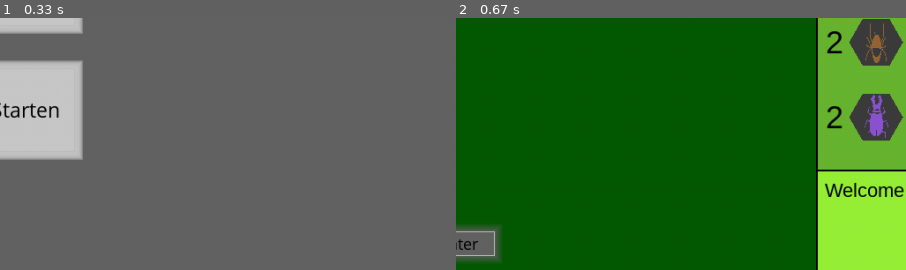
Above: before the commit, frames 1-2 (left to right).
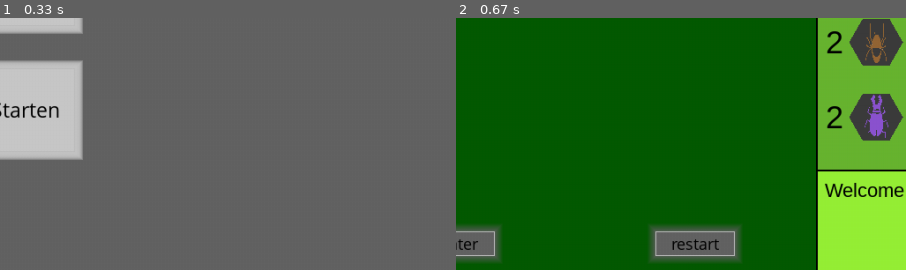
Above: after the commit, the same moments.

Repository: donnyhai/games
Game: pygame game, started from hvsh_game_basic.py
Two runs of this game, one before a commit and one after it. Both use one fixed random seed, a clock stepped at 60 frames per second and the inputs below.
Inputs:
- Up to frame 1 (0.33 s): no input
- Up to frame 2 (0.67 s): click "Spiel Starten" at 0.38 s
The pictures show only the part of the screen within x 50-100%, y 50-100%; the shares and areas given below are measured in that part.

Frame 1 is identical in both runs. In frame 2, 2.9% of the frame differs, in the area x 43-64%, y 82-97%.

Commit message:
[T] restart button works

Diff:
--- a/board.py
+++ b/board.py
@@ -5,9 +5,9 @@
         self.size = board_size
         self.surfaces = surfaces
         self.initial_hexagon_size = int(0.03 * self.surfaces["surface_full"].get_width())
-        self.hexagon_size = int(0.03 * self.surfaces["surface_full"].get_width())
-        self.initial_pixel_pos = (0, -self.hexagon_size)
-        self.draw_position = (0, -self.hexagon_size) #where on the surface shall the hexagon matrix be drawn ?
+        self.hexagon_size = self.initial_hexagon_size
+        self.initial_draw_position = (0, -self.hexagon_size)
+        self.draw_position = self.initial_draw_position #where on the surface shall the hexagon matrix be drawn ?
         #(reference point is upper left corner of upper left hexagon)
 
         self.board = self.set_empty_hexagon_board() #quadratic matrix of hexagons
--- a/game.py
+++ b/game.py
@@ -43,25 +43,30 @@
                                       (int(1/9 * self.surfaces["surface_board"].get_width()), int(12/13 * self.surfaces["surface_board"].get_height())),
                                       (int(1/9 * self.surfaces["surface_board"].get_width()), int(1/20 * self.surfaces["surface_board"].get_height())),
                                       c.center_button_color, (0,0,0))
-        return {"center_button": center_button, "back_button": back_button}
+        restart_button = button.Button(self.surfaces["surface_board"], "restart",
+                                      int(1/30 * self.surfaces["surface_board"].get_height()),
+                                      (int(7/9 * self.surfaces["surface_board"].get_width()), int(12/13 * self.surfaces["surface_board"].get_height())),
+                                      (int(1/9 * self.surfaces["surface_board"].get_width()), int(1/20 * self.surfaces["surface_board"].get_height())),
+                                      c.center_button_color, (0,0,0))
+        return {"center_button": center_button, "back_button": back_button, "restart_button": restart_button}
 
 
 class HvsH_Game(Game):
-    def __init__(self, surface):
+    def __init__(self, surface, mode = "basic"):
         super().__init__(surface)
         self.players = {"white": plh.Human_Player("white", self.surfaces),
                         "black": plh.Human_Player("black", self.surfaces)}
         self.interactor = interactor.Interactor(self.painter, cal_ex.Calculator_Extended(self.locator, self.players), self.turn, self.buttons)
-
+        self.mode = mode
 
 
 class HvsH_Game_Extended(Game):
-    def __init__(self, surface):
+    def __init__(self, surface, mode = "extended"):
         super().__init__(surface)
         self.players = {"white": ple.Human_Player_Extended("white", self.surfaces),
                         "black": ple.Human_Player_Extended("black", self.surfaces)}
         self.interactor = interactor.Interactor(self.painter, cal_ex.Calculator_Extended(self.locator, self.players), self.turn, self.buttons)
-
+        self.mode = mode
 
 
 #In this game against the computer, the human player is white and begins the game
--- a/hexagon_stone.py
+++ b/hexagon_stone.py
@@ -8,7 +8,7 @@
         self.number = number
 
         self.size = size
-        self.color = (255,255,255)
+        self.color = ""
 
         self.is_empty = True
         self.is_on_board = False
--- a/hvsh_game_basic.py
+++ b/hvsh_game_basic.py
@@ -159,7 +159,7 @@
                     else:
 
                         if game.buttons["center_button"].pressed(event.pos):
-                            game.board.draw_position = game.board.initial_pixel_pos
+                            game.board.draw_position = game.board.initial_draw_position
                             game.interactor.scale_board(game.board.initial_hexagon_size / game.board.hexagon_size)
                             game.painter.draw_board(game.board, game.surfaces, game.buttons, mark_size)
 
@@ -170,6 +170,15 @@
                                 game.interactor.put_into_constellation(last_constellation)
                                 marked_hexagons.clear()
                                 game.turn = last_constellation["turn"]
+
+                        elif game.buttons["restart_button"].pressed(event.pos):
+                            #at this point we could just overwrite the actual board and players with a new init board and new
+                            #players, and then init a new interactor etc (see the chronology in class game). But by this we do not
+                            #have the same board, player and stone objects as before, which we may want in the future to analize
+                            #gaming behavour better. Therefore the game gets restarted by resetting all board, player and stones attr
+                            #manually.
+                            game.interactor.restart_game()
+                            game.turn = ("white", 1)
 
                         else:
                             #note, this is a list it shall contain exactly one nonempty hexagon iff the click was on this hexagon
--- a/hvsh_game_extended.py
+++ b/hvsh_game_extended.py
@@ -155,7 +155,7 @@
                     else:
 
                         if game.buttons["center_button"].pressed(event.pos):
-                            game.board.draw_position = game.board.initial_pixel_pos
+                            game.board.draw_position = game.board.initial_draw_position
                             game.interactor.scale_board(game.board.initial_hexagon_size / game.board.hexagon_size)
                             game.painter.draw_board(game.board, game.surfaces, game.buttons, mark_size)
 
@@ -166,6 +166,15 @@
                                 game.interactor.put_into_constellation(last_constellation)
                                 marked_hexagons.clear()
                                 game.turn = last_constellation["turn"]
+
+                        elif game.buttons["restart_button"].pressed(event.pos):
+                            #at this point we could just overwrite the actual board and players with a new init board and new
+                            #players, and then init a new interactor etc (see the chronology in class game). But by this we do not
+                            #have the same board, player and stone objects as before, which we may want in the future to analize
+                            #gaming behavour better. Therefore the game gets restarted by resetting all board, player and stones attr
+                            #manually.
+                            game.interactor.restart_game()
+                            game.turn = ("white", 1)
 
                         else:
 
--- a/interactor.py
+++ b/interactor.py
@@ -332,6 +332,47 @@
         if hstone.type in {"bug", "mosquito"}:
             hstone.underlaying_stones = []
 
+    #restart game, tm reset all attr to as they where at the beginning
+    def restart_game(self):
+        #reset board:
+        self.board.hexagon_size = self.board.initial_hexagon_size
+        self.board.draw_position = self.board.initial_draw_position
+        self.board.board = self.board.set_empty_hexagon_board()
+        self.board.set_hexagons_positions(self.board.board)
+        self.board.nonempty_fields.clear()
+        self.board.past_boards = {0: {"turn": ("white", 1)}}
+
+        #reset players:
+        for player in self.players.values():
+            player.stone_size = player.initial_stone_size
+            #reset stones
+            for stones in player.stones.values():
+                for stone in stones.values():
+                    stone.size = player.stone_size
+                    if stone.is_mosquito: stone.type = "mosquito"
+                    if stone.type in {"bug", "mosquito"}:
+                        stone.underlaying_stones.clear()
+                    if stone.is_on_board:
+                        del stone.board_pos
+                        del stone.points
+                        del stone.pixel_pos
+                    if stone.is_drawn:
+                        del stone.drawn_surface
+                    stone.is_on_board = False
+                    stone.is_drawn = False
+                    stone.is_marked = False
+                    stone.has_bug_on = False
+            player.side_stones_numbers = player.initial_side_stones_numbers
+            player.moveable_hexagons.clear()
+            player.putable_hexagons = list(player.side_stones.values()).copy()
+            player.can_act = True
+
+        #drawing aspect
+        for player in self.players.values():
+            self.painter.draw_unmarked_side_area(player, self.surfaces)
+        self.painter.draw_board(self.board, self.surfaces, self.buttons)
+
+
 
 
 
--- a/player.py
+++ b/player.py
@@ -5,14 +5,16 @@
     def __init__(self, color, surfaces):
         self.color = color
         self.surfaces = surfaces
-        self.stone_size = int(0.03 * self.surfaces["surface_full"].get_width())
+        self.initial_stone_size = int(0.03 * self.surfaces["surface_full"].get_width())
+        self.stone_size = self.initial_stone_size
 
         self.stones = self.create_stones(self.stone_size)
         self.stones_list = self.get_stones_list() #all stones in one list (excluding the side_stones)
         self.side_stones = self.create_side_stones(self.stone_size)
         self.set_side_stones_positions(5) #side positions for the side stones
         #side_stone_numbers shall display how many of each insect type are not yet on the board
-        self.side_stones_numbers = {"bee": 1, "ant": 3, "hopper": 3, "spider": 2, "bug": 2}
+        self.initial_side_stones_numbers = {"bee": 1, "ant": 3, "hopper": 3, "spider": 2, "bug": 2}
+        self.side_stones_numbers = self.initial_side_stones_numbers.copy()
         #init action hexagons (move and put)
         self.moveable_hexagons = []
         self.putable_hexagons = list(self.side_stones.values()).copy()
--- a/player_extended.py
+++ b/player_extended.py
@@ -7,14 +7,16 @@
     def __init__(self, color, surfaces):
         self.color = color
         self.surfaces = surfaces
-        self.stone_size = int(0.03 * self.surfaces["surface_full"].get_width())
+        self.initial_stone_size = int(0.03 * self.surfaces["surface_full"].get_width())
+        self.stone_size = self.initial_stone_size
 
         self.stones = self.create_stones(self.stone_size)
         self.stones_list = self.get_stones_list() #all stones in one list
         self.side_stones = self.create_side_stones(self.stone_size)
         self.set_side_stones_positions(7) #side positions for the side stones
         #side_stone_numbers shall display how many of each insect type are not yet on the board
-        self.side_stones_numbers = {"bee": 1, "ant": 3, "hopper": 3, "spider": 2, "bug": 2, "mosquito": 1, "ladybug": 1}
+        self.initial_side_stones_numbers = {"bee": 1, "ant": 3, "hopper": 3, "spider": 2, "bug": 2, "mosquito": 1, "ladybug": 1}
+        self.side_stones_numbers = self.initial_side_stones_numbers.copy()
         #init action hexagons (move and put)
         self.moveable_hexagons = []
         self.putable_hexagons = list(self.side_stones.values()).copy()
--- a/window2.py
+++ b/window2.py
@@ -155,7 +155,7 @@
                     else:
 
                         if game.buttons["center_button"].pressed(event.pos):
-                            game.board.draw_position = game.board.initial_pixel_pos
+                            game.board.draw_position = game.board.initial_draw_position
                             game.interactor.scale_board(game.board.initial_hexagon_size / game.board.hexagon_size)
                             game.painter.draw_board(game.board, game.surfaces, game.buttons, mark_size)
 
@@ -166,6 +166,15 @@
                                 game.interactor.put_into_constellation(last_constellation)
                                 marked_hexagons.clear()
                                 game.turn = last_constellation["turn"]
+
+                        elif game.buttons["restart_button"].pressed(event.pos):
+                            #at this point we could just overwrite the actual board and players with a new init board and new
+                            #players, and then init a new interactor etc (see the chronology in class game). But by this we do not
+                            #have the same board, player and stone objects as before, which we may want in the future to analize
+                            #gaming behavour better. Therefore the game gets restarted by resetting all board, player and stones attr
+                            #manually.
+                            game.interactor.restart_game()
+                            game.turn = ("white", 1)
 
                         else:
 
